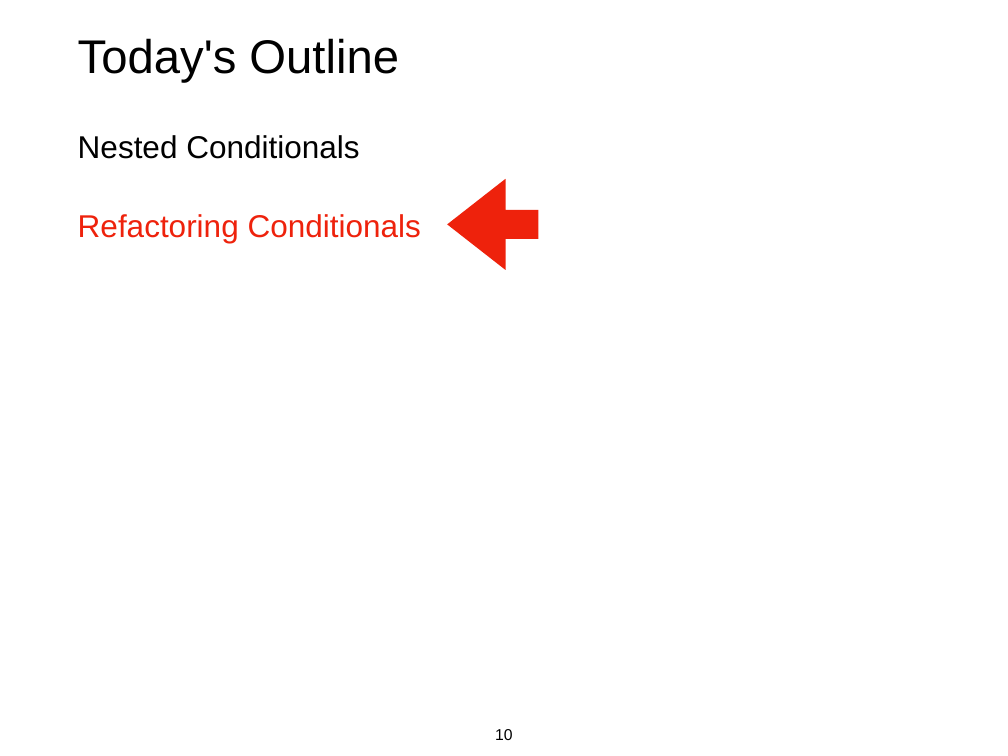
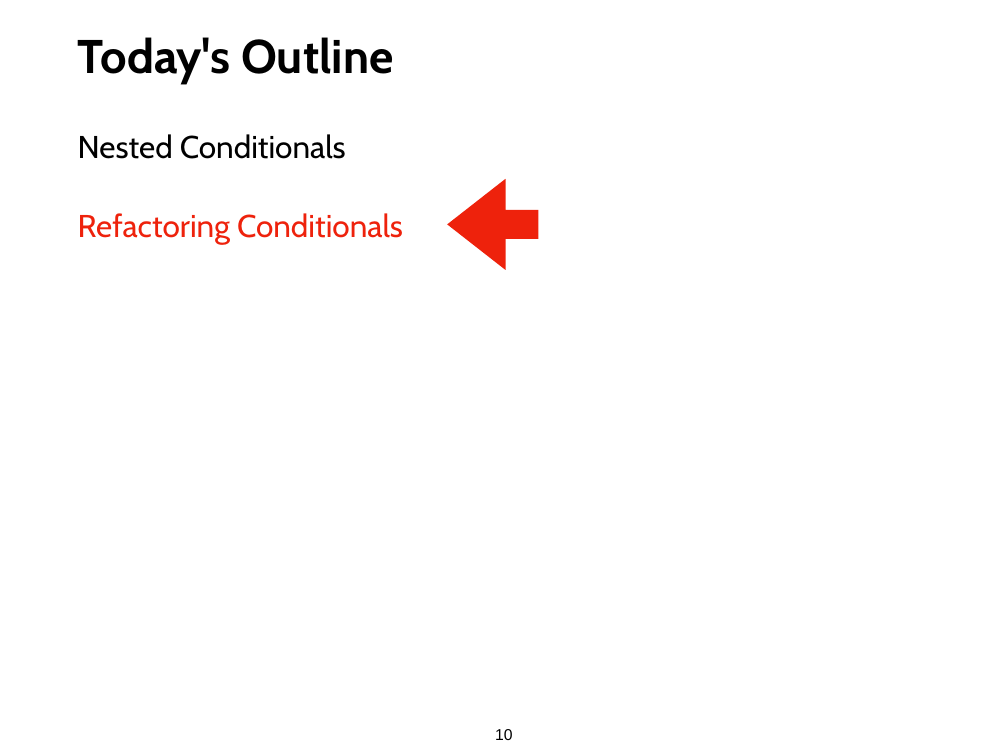
Before and after one commit to tylerharter/caraza-harter-com, a slide deck: slide 10 of tyler/meena/cs220/s22/materials/lecture_ppts/lec_09_S22.ppt. Drawn at 1008x756 pixels with LibreOffice and Linux fonts; fonts in the diff are those of the drawing. Boxes give left, top, right and bottom in pixels: in the first picture for what was removed or moved away, otherwise in the second. Text is boxed around its words. In the diff, an @@ line names an element or a change of style, - is before the commit and + after.

Commit message:
Releasing conditionals 2 lecture material

```diff
--- a/tyler/meena/cs220/s22/materials/lecture_ppts/lec_09_S22.ppt
+++ b/tyler/meena/cs220/s22/materials/lecture_ppts/lec_09_S22.ppt
@@ title "Today's Outline" at (78,37,393,84): font Arial to Cabin, bold on @@
@@ text "Nested Conditionals" at (78,134,403,244): font Arial to Cabin @@
```
Also in this commit, not shown: 5 other slides changed, 23 other files.
